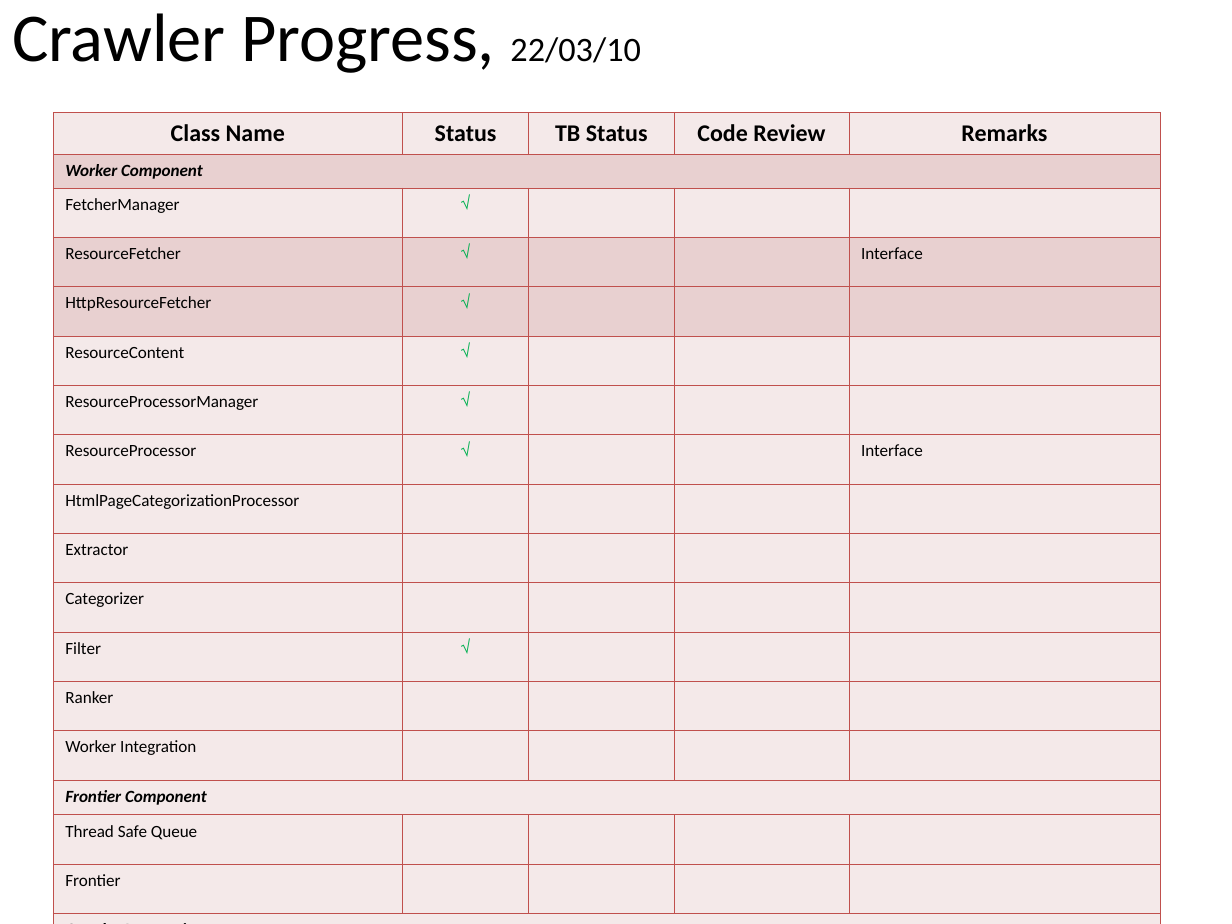
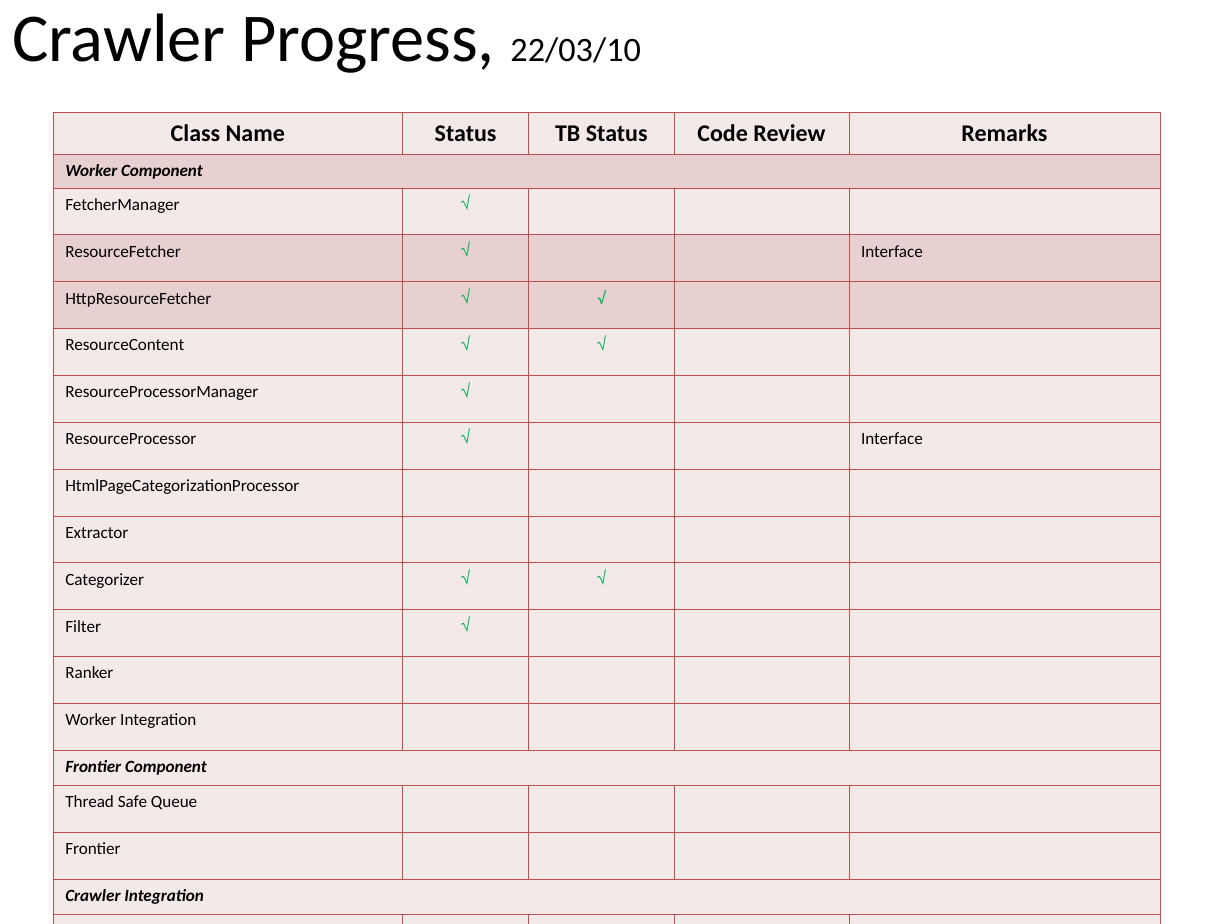
Before and after one commit to tru3d3v/iwebcrawler, a slide deck: slide 1 of Docs/Progress.ppt. Drawn at 1232x924 pixels with LibreOffice and Linux fonts; fonts in the diff are those of the drawing. Boxes give left, top, right and bottom in pixels: in the first picture for what was removed or moved away, otherwise in the second. Text is boxed around its words. In the diff, an @@ line names an element or a change of style, - is before the commit and + after.

```diff
--- a/Docs/Progress.ppt
+++ b/Docs/Progress.ppt
@@ table at (53, 112, 1161, 908) @@
-row 5, column 3: 
+row 5, column 3: √
-row 6, column 3: 
+row 6, column 3: √
-row 11, column 2: 
+row 11, column 2: √
-row 11, column 3: 
+row 11, column 3: √
```
Also in this commit, not shown: 2 other files.
